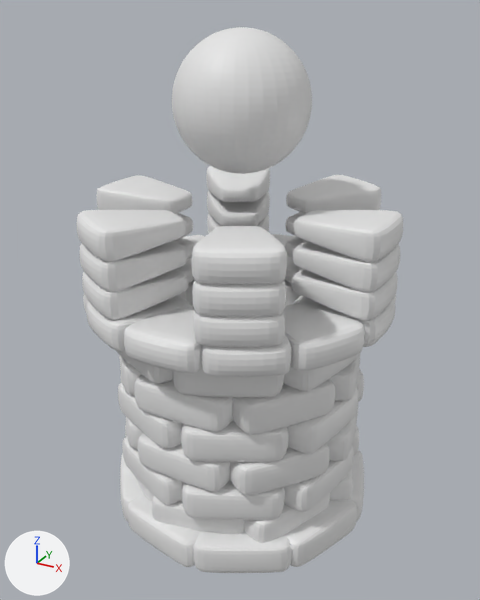
Renders of the Blender file GameJam_Models/Wizard_Tower.blend from each side of a commit.
The view is the same before and after, from a 50 mm camera at (4.7, -8.68, 8.03) aimed at (-0.03, -0.06, 3.72). Every picture has the same lights, and +X, +Y and +Z are marked at lower left.

Before the edit, the objects in view are built like this:
```python
ob_cube = bpy.data.objects.new('Cube', me_cube_001)
ob_cube.location = (-0.02, 0.0, 0.29)
ob_cube.scale = (0.434, 0.812, 0.301)
ob_cube_001 = bpy.data.objects.new('Cube.001', me_cube_003)
ob_cube_001.location = (-0.02, -0.02, 0.79)
ob_cube_001.rotation_euler = (0.0, 0.0, -0.877)  # degrees (0, 0, -50)
ob_cube_001.scale = (0.434, 0.812, 0.301)
ob_cube_003 = bpy.data.objects.new('Cube.003', me_cube_002)
ob_cube_003.location = (-0.05, -0.02, 1.29)
ob_cube_003.rotation_euler = (0.0, 0.0, -1.515)  # degrees (0, 0, -87)
ob_cube_003.scale = (0.434, 0.812, 0.301)
ob_cube_004 = bpy.data.objects.new('Cube.004', me_cube_004)
ob_cube_004.location = (-0.05, -0.03, 1.83)
ob_cube_004.rotation_euler = (0.0, 0.0, -1.092)  # degrees (0, 0, -63)
ob_cube_004.scale = (0.434, 0.812, 0.301)
ob_cube_005 = bpy.data.objects.new('Cube.005', me_cube_005)
ob_cube_005.location = (-0.05, -0.02, 2.37)
ob_cube_005.rotation_euler = (0.0, 0.0, -1.501)  # degrees (0, 0, -86)
ob_cube_005.scale = (0.434, 0.812, 0.301)
ob_cube_006 = bpy.data.objects.new('Cube.006', me_cube_006)
ob_cube_006.location = (-0.05, -0.01, 2.89)
ob_cube_006.rotation_euler = (0.0, 0.0, -1.958)  # degrees (0, 0, -112)
ob_cube_006.scale = (0.434, 0.812, 0.301)
ob_cube_007 = bpy.data.objects.new('Cube.007', me_cube_007)
ob_cube_007.location = (-0.04, -0.01, 3.45)
ob_cube_007.rotation_euler = (0.0, 0.0, -2.445)  # degrees (0, 0, -140)
ob_cube_007.scale = (0.434, 0.812, 0.301)
ob_cube_008 = bpy.data.objects.new('Cube.008', me_cube_008)
ob_cube_008.location = (-0.07, 0.0, 3.85)
ob_cube_008.scale = (0.713, 0.349, 0.142)
ob_cube_009 = bpy.data.objects.new('Cube.009', me_cube_009)
ob_cube_009.location = (-0.07, 0.0, 4.3)
ob_cube_009.scale = (0.713, 0.349, 0.142)
# also in view: 'Sphere' at (-0.04, 0.0, 6.79); 'Cube.010' at (-0.07, -0.01, 4.72); 'Cube.011' at (-0.07, -0.01, 5.15)
```
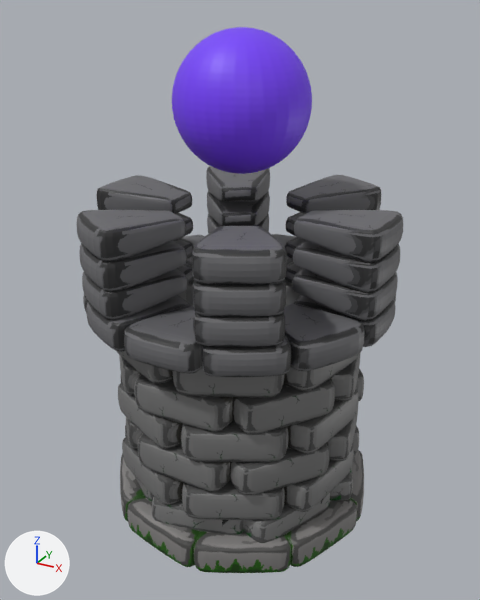
Diff of the bpy script that builds the scene:
```diff
--- a/GameJam_Models/Wizard_Tower.blend.py
+++ b/GameJam_Models/Wizard_Tower.blend.py
@@ me_cube_001 @@
 me_cube_001.from_pydata(...)  # 3474 vertices, 3456 faces; spans x -5.05..5.17, y -2.76..2.75, z -0.98..0.98
+me_cube_001.materials.append(mat_material_006)  # picture img_wizard_bottom
@@ me_cube_003 @@
 me_cube_003.from_pydata(...)  # 24 vertices, 26 faces; spans x -4.42..-2.42, y -0.66..1.34, z -1.38..0.62
+me_cube_003.materials.append(mat_material)  # picture img_wizard_stone
@@ me_cube_002 @@
 me_cube_002.from_pydata(...)  # 24 vertices, 26 faces; spans x -4.5..-2.5, y -0.89..1.11, z -1.38..0.62
+me_cube_002.materials.append(mat_material_001)  # picture img_wizard_stone2
@@ me_cube_004 @@
 me_cube_004.from_pydata(...)  # 24 vertices, 26 faces; spans x -4.5..-2.5, y -0.89..1.11, z -1.38..0.62
+me_cube_004.materials.append(mat_material_002)  # picture img_wizard_stone2
@@ me_cube_005 @@
 me_cube_005.from_pydata(...)  # 24 vertices, 26 faces; spans x -4.5..-2.5, y -0.89..1.11, z -1.38..0.62
+me_cube_005.materials.append(mat_material_003)  # picture img_wizard_stone2
@@ me_cube_006 @@
 me_cube_006.from_pydata(...)  # 24 vertices, 26 faces; spans x -4.5..-2.5, y -0.89..1.11, z -1.38..0.62
+me_cube_006.materials.append(mat_material_004)  # picture img_wizard_stone2
@@ me_cube_007 @@
 me_cube_007.from_pydata(...)  # 24 vertices, 26 faces; spans x -4.5..-2.5, y -0.89..1.11, z -1.38..0.62
+me_cube_007.materials.append(mat_material_005)  # picture img_wizard_stone2
@@ me_cube_008 @@
 me_cube_008.from_pydata(...)  # 24 vertices, 26 faces; spans x -3.49..-1.39, y -1.86..1.86, z -1.86..1.86
+me_cube_008.materials.append(mat_material_007)  # picture img_wizard_top_stone
@@ me_cube_009 @@
 me_cube_009.from_pydata(...)  # 24 vertices, 26 faces; spans x -3.49..-1.39, y -1.86..1.86, z -1.86..1.86
+me_cube_009.materials.append(mat_material_008)  # picture img_wizard_top_stone
@@ me_cube_010 @@
 me_cube_010.from_pydata(...)  # 24 vertices, 26 faces; spans x -3.49..-1.39, y -1.86..1.86, z -1.86..1.86
+me_cube_010.materials.append(mat_material_009)  # picture img_wizard_top_stone
@@ me_cube_011 @@
 me_cube_011.from_pydata(...)  # 24 vertices, 26 faces; spans x -3.49..-1.39, y -1.86..1.86, z -1.86..1.86
+me_cube_011.materials.append(mat_material_010)  # picture img_wizard_top_stone
@@ me_sphere @@
 me_sphere.from_pydata(...)  # 994 vertices, 1024 faces; spans x -1.0..1.0, y -1.0..1.0, z -1.0..1.0
+me_sphere.materials.append(mat_material_011)  # picture img_wizard_sphere
```

Changed parts and their boxes [x1, y1, x2, y2] in the pictures (480 x 600 px):
'Cube.011', recoloured (white to grey)
    both: [77, 166, 403, 284]
'Sphere', recoloured (grey to purple)
    both: [172, 27, 312, 174]
'Cube.008', recoloured
    both: [83, 234, 396, 377]
'Cube.010', recoloured
    both: [80, 191, 400, 317]
'Cube', recoloured (white to grey)
    both: [120, 450, 364, 573]
'Cube.009', recoloured
    both: [82, 214, 398, 347]
'Cube.006', recoloured
    both: [119, 353, 360, 435]
'Cube.005', recoloured
    both: [118, 369, 364, 462]
'Cube.004', recoloured
    both: [126, 409, 358, 496]
'Cube.003', recoloured
    both: [122, 425, 359, 520]
'Cube.007', recoloured
    both: [117, 279, 359, 397]
'Cube.001', recoloured
    both: [135, 468, 353, 543]
